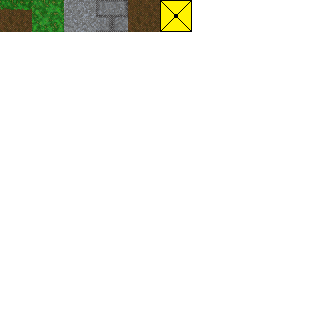
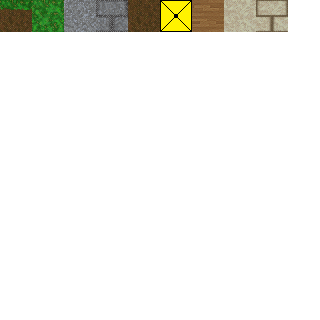
Layered file, before and after one edit (320×320). Changes by layer:
added layer "Pasted Layer #4" above "Pasted Layer #3" over [256, 0, 288, 32]
added layer "Pasted Layer #3" above "Pasted Layer #2" over [224, 0, 256, 32]
painted on "stillmorethings" over [192, 0, 224, 32]
